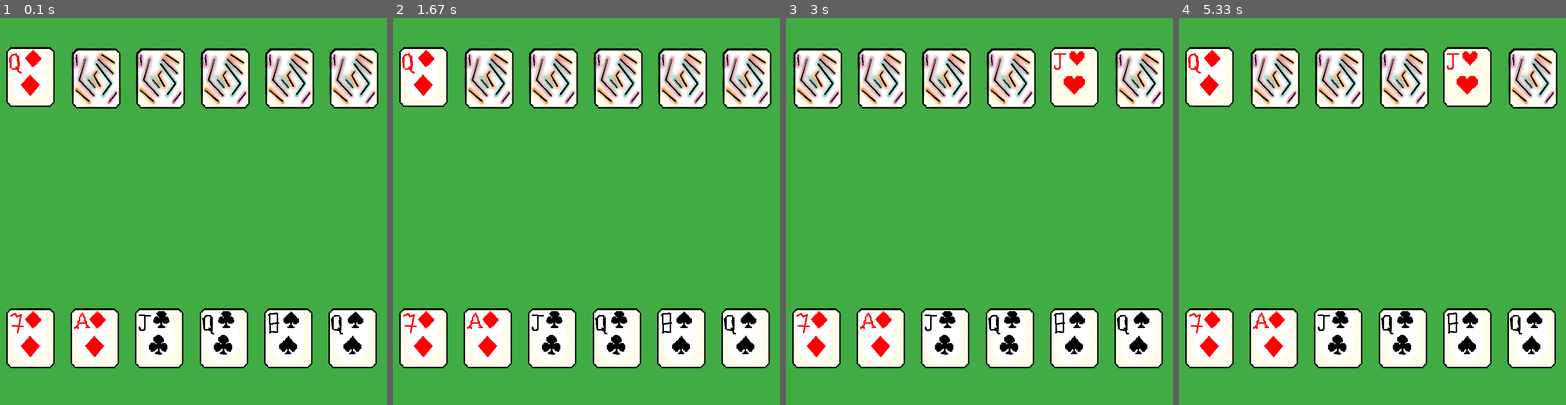
Above: before the commit, frames 1-4 (left to right).
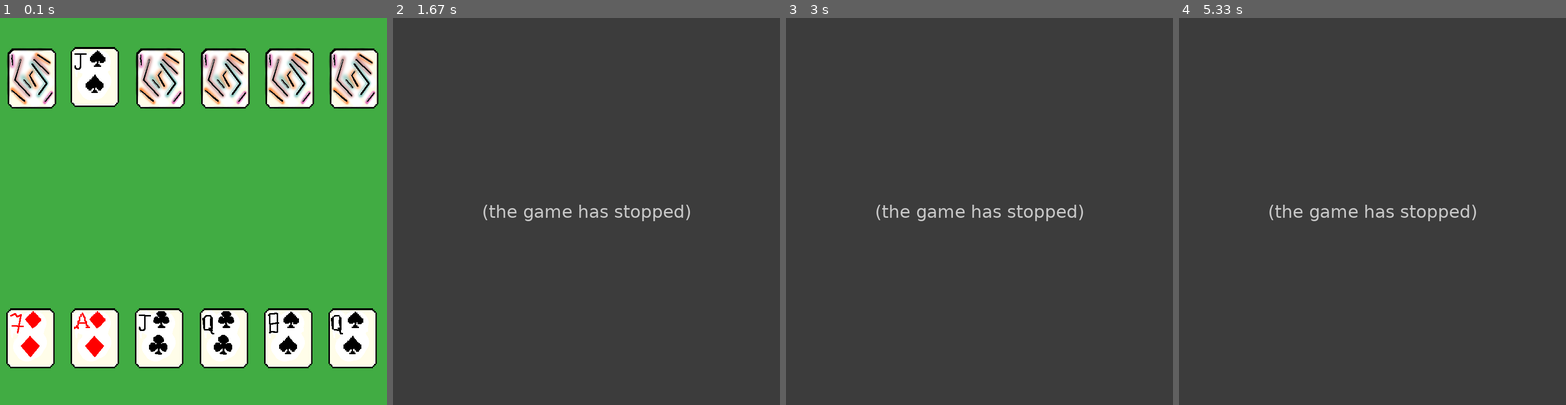
Above: after the commit, the same moments.

Repository: VoidChaser/Lyc
Game: pygame game, started from Pygame/project/fool.py
The game is run twice, just before and just after one commit, with the same random seed, the same clock (stepped at 60 frames per second) and the same inputs.
Inputs (mouse positions are in pixels of both pictures, inside the frame that each line leads up to):
- Up to frame 1 (0.1 s): no input
- Up to frame 2 (1.67 s): press the mouse at (745, 339) at 0.37 s; move the mouse to (625, 199) at 0.47 s; release the mouse at (505, 64) at 0.6 s; press the mouse at (485, 76) at 0.7 s; move the mouse to (598, 192) at 0.8 s; release the mouse at (710, 304) at 0.93 s; press the mouse at (745, 339) at 1.03 s; move the mouse to (675, 277) at 1.13 s; release the mouse at (601, 211) at 1.27 s; press the mouse at (679, 76) at 1.37 s; move the mouse to (698, 196) at 1.47 s; release the mouse at (718, 319) at 1.6 s
- Up to frame 3 (3 s): press the mouse at (816, 76) at 1.7 s; move the mouse to (828, 168) at 1.8 s; release the mouse at (840, 261) at 1.93 s; press the mouse at (1138, 339) at 2.03 s; move the mouse to (1060, 254) at 2.13 s; release the mouse at (983, 172) at 2.27 s; press the mouse at (1010, 76) at 2.37 s; move the mouse to (921, 110) at 2.47 s; release the mouse at (832, 141) at 2.6 s; press the mouse at (1138, 76) at 2.7 s; move the mouse to (1107, 165) at 2.8 s; release the mouse at (1076, 250) at 2.93 s
- Up to frame 4 (5.33 s): press the mouse at (1465, 76) at 3.03 s; move the mouse to (1484, 145) at 3.13 s; release the mouse at (1504, 215) at 3.27 s; press the mouse at (1403, 76) at 3.37 s; move the mouse to (1376, 215) at 3.47 s; release the mouse at (1353, 350) at 3.6 s; press the mouse at (1531, 76) at 3.7 s; move the mouse to (1473, 126) at 3.8 s; release the mouse at (1411, 176) at 3.93 s; press the mouse at (1531, 339) at 4.03 s; move the mouse to (1407, 242) at 4.13 s; release the mouse at (1279, 141) at 4.27 s; press the mouse at (1271, 76) at 4.37 s; move the mouse to (1298, 172) at 4.47 s; release the mouse at (1322, 265) at 4.6 s; press the mouse at (1209, 76) at 4.7 s; move the mouse to (1302, 137) at 4.8 s; release the mouse at (1399, 199) at 4.93 s; press the mouse at (1531, 339) at 5.03 s; move the mouse to (1403, 269) at 5.13 s; release the mouse at (1271, 199) at 5.27 s

The runs differ from the first frame. In frame 1, 2.8% of the frame differs, in the area x 1-32%, y 7-24%; in frame 2, 100%; in frame 3, 100%; in frame 4, 100%, in the area x 0-100%, y 0-100%.
Error after the commit: TypeError: '>' not supported between instances of 'Card' and 'NoneType' (fool.py line 622); the game stopped at 0.37 s (later frames are placeholders)

Commit message:
Обноваление всего. Перелапатил методы сравнения. Чуть чуть починены ходы - возможны.

Diff:
--- a/Pygame/project/fool.py
+++ b/Pygame/project/fool.py
@@ -1,9 +1,13 @@
+import pygame
 import os
 import sys
-import pygame
 import random
 import itertools
 from functools import total_ordering
+
+pygame.init()
+size = WIDTH, HEIGHT = 800, 800
+screen = pygame.display.set_mode(size)
 
 numses = {'нет': 0,
           '1': 1,
@@ -79,9 +83,7 @@
         clock.tick(FPS)
 
 
-pygame.init()
-size = WIDTH, HEIGHT = 800, 800
-screen = pygame.display.set_mode(size)
+
 
 
 def load_image(name, colorkey=None):
@@ -109,7 +111,7 @@
     pass
 
 
-@total_ordering
+# @total_ordering
 class Card:
     def __init__(self, num, suit):
         super().__init__()
@@ -138,40 +140,86 @@
     def __eq__(self, other):
         if self.kozir:
             if other.kozir:
-                if self.suit == other.suit and self.num == other.num:
+                if self.num == other.num:
                     return True
-                else:
-                    return False
+
+        elif not self.kozir:
+            if not other.kozir:
+                if self.suit == other.suit:
+                    if self.num == other.num:
+                        return True
+
+        return False
+        # Ретёрн прерывает выполнение функции. Когда условие выполняется - выполнение прервется на значении - тру,
+        # в остальных значениях, - фолс.
+
+        # if self.kozir:
+        #     if other.kozir:
+        #         if self.suit == other.suit and self.num == other.num:
+        #             return True
+        #         else:
+        #             return False
+        #     elif not other.kozir:
+        #         return False
+        #
+        # elif not self.kozir:
+        #     if other.kozir:
+        #         return False
+        #     elif not other.kozir:
+        #         if self.suit == other.suit and self.num == other.num:
+        #             return True
+        #         else:
+        #             return False
+
+    def __lt__(self, other):
+        if self.kozir:
+            if other.kozir:
+                if self.num < other.num:
+                    return True
+
+        elif not self.kozir:
+            if other.kozir:
+                return True
             elif not other.kozir:
-                return False
+                if self.suit == other.suit:
+                    if self.num < other.num:
+                        return True
+
+        return False
+
+    def __ge__(self, other):
+        if self.kozir:
+            if other.kozir:
+                if self.num > other.num:
+                    return True
 
         elif not self.kozir:
             if other.kozir:
                 return False
             elif not other.kozir:
-                if self.suit == other.suit and self.num == other.num:
-                    return True
-                else:
-                    return False
-
-    def __lt__(self, other):
-        if self.kozir:
-            if other.kozir:
-                if self.suit == other.kozir and self.num < other.num:
-                    return True
-                else:
-                    return False
-            elif not other.kozir:
-                return False
-
-        elif not self.kozir:
-            if other.kozir:
-                return True
-            elif not other.kozir:
-                if self.suit == other.suit and self.num < other.num:
-                    return True
-                else:
-                    return False
+                if self.suit == other.suit:
+                    if self.num > other.num:
+                        return True
+
+        return False
+
+        # if self.kozir:
+        #     if other.kozir:
+        #         if self.suit == other.kozir and self.num < other.num:
+        #             return True
+        #         else:
+        #             return False
+        #     elif not other.kozir:
+        #         return False
+        #
+        # elif not self.kozir:
+        #     if other.kozir:
+        #         return True
+        #     elif not other.kozir:
+        #         if self.suit == other.suit and self.num < other.num:
+        #             return True
+        #         else:
+        #             return False
 
     def get_num(self):
         return numses[self.str_num]
@@ -271,6 +319,10 @@
     def __iter__(self):
         return iter(self.container)
 
+    def pop(self, index):
+        to_pop_item = self.container.pop(index)
+        return to_pop_item
+
     def __repr__(self):
         return f"Колода {self.name}:\n Карт: {self.count_cards},\n карты: " + ', '.join(list(
             map(str, self.container))) + f',\n Козырей: {self.kozirs_count}, Наивысший козырь: {self.highest_kozir}'
@@ -361,31 +413,45 @@
 
 class Game:
     def __init__(self):
-        self.hands = []
-        self.bito = []
+        self.hands, self.bito = [], []
         self.cards = deck
-        self.playing_decks_dict = {}
+        self.hod_dict = {}
         self.hod = 0
-        self.hod_dict = {}
         self.win = False
+        # self.last_hod_user = None
+        # self.last_hod_card = None
         self.add_decks(pc_hand, player_hand)
-        self.hodit = max(self.hands)
-        print(f"\nПервым ходит: {self.hodit.name}")
         self.draw_decks()
 
+        # self.begin_hod(first_hod=True)
+        # self.hands = []
+        # self.bito = []
+        # self.playing_decks_dict = {}
+        # self.playing_decks_dict = {}, {}
+
         # Доделать playing decks dict - при атаке защите : {player: [cards], pc: [cards]}
 
-    def get_last_user_name(self):
+    def get_index_user_name(self, pos=-1):
         if not self.hod_dict:
             return None
 
-        last_dict_hod = list(self.hod_dict.keys())[-1]
-
-        if self.hod_dict[last_dict_hod] is None:
-            return self.get_involved_hand(last_dict_hod)
-        else:
-            return self.get_involved_hand(self.hod_dict[last_dict_hod])
-
+        last_dict_hod = list(self.hod_dict.keys())[pos]
+        return self.get_involved_hand(last_dict_hod).name
+        # Проблема: Карта, которую убрали из колоды методом поп - нужна при определении последнего юзера хода.
+        # Решение: Переопределить метод определения последнего юзера хода так,
+        # чтобы последняя карта там не учавствовала.
+
+        # if self.hod_dict[last_dict_hod] is None:
+        #     return self.get_involved_hand(last_dict_hod).name
+        # else:
+        #     return self.get_involved_hand(self.hod_dict[last_dict_hod]).name
+        # Изменил возвращаемое значение функции на именно имя ключа из словаря, как имени пользователя, а не значения.
+
+    def get_last_user_name(self):
+        return self.get_index_user_name()
+
+    def get_first_user_name(self):
+        return self.get_index_user_name(0)
 
     def add_decks(self, *args):
         self.hands.extend(args)
@@ -405,111 +471,68 @@
             y += 540
             print()
 
+    def begin_round(self, first_hod=False):
+        self.hod_dict = {}
+        if not first_hod:
+            self.hodit = list(filter(lambda x: x != self.hodit, self.hands))[0]
+            print(f"\nХодит: {self.hodit.name}\n")
+        else:
+            self.hodit = max(self.hands)
+            print(f"\nПервым ходит {self.hodit.name}:\n")
+        self.first_round_user = self.hodit.name
+
+    def end_round(self):
+        pass
+
+    # Должны убираться карты, раздаваться по порядку недостающие карты. Обновляться бито.
+
     def attack_card(self, attack_card: Card):
         # print(self.hodit)
         if self.hodit.name == 'Player':
-            taken_card_sprite = player_hand[(player_hand.container.index(attack_card))].image
+            taken_card_sprite = player_hand[player_hand.container.index(attack_card)].image
+            # self.hodit = 'Pc'
+        else:
+            taken_card_sprite = pc_hand[pc_hand.container.index(attack_card)].image
+            # self.hodit = 'Player'
+            taken_card_sprite.show_card()
+
+        self.hod_dict[attack_card] = None
+        # self.hod += 1
+
+        # taken_card: Card_sprite
+
+        taken_card_sprite.update()
+
+        # print(self.hod_dict)
+
+    def defend_card(self, defending_card: Card):
+        if self.hodit.name == 'Player':
+            taken_card_sprite = player_hand[player_hand.container.index(defending_card)].image
             self.hodit = 'Pc'
         else:
-            taken_card_sprite = pc_hand[(pc_hand.container.index(attack_card))].image
-            self.hodit = 'Player'
-            taken_card_sprite.show_card()
-
-        self.hod_dict[attack_card] = None
-        self.hod += 1
-
-        # taken_card: Card_sprite
-
-        taken_card_sprite.update()
-
-        print(self.hod_dict)
-
-    def defend_card(self, defending_card: Card):
-        if self.hodit.name == 'Player':
-            taken_card_sprite = player_hand[(player_hand.container.index(defending_card))].image
-            self.hodit = 'Pc'
-        else:
-            taken_card = pc_hand[(pc_hand.container.index(defending_card))].image
+            taken_card = pc_hand[pc_hand.container.index(defending_card)].image
             defending_card.image.show_card()
-
-            self.hodit = 'Player'
+            # self.hodit = 'Player'
 
         self.hod_dict[list(self.hod_dict.keys())[-1]] = defending_card
-        self.hod += 1
-
-        # taken_card: Card_sprite
+        # self.hod += 1
+
         defending_card.image.update()
 
-        print(self.hod_dict)
-        # # defending_card = defending_sprite.card
-        # attacking_sprite = self.hod_dict[list(self.hod_dict.keys())[self.hod]]
-        # if defending_sprite.card > attacking_sprite.card:
-        #     self.hod_dict[attacking_sprite.card] = defending_sprite
-        #     self.hod += 1
         # print(self.hod_dict)
 
     def get_involved_hand(self, card):
         return list(filter(lambda x: card in x, self.hands))[0]
 
-    # def __repr__(self):
-    #     return f'Composite sprite of {self.card}'
-
-        # должна быть проверка чтобы не хватать карты другого игрока - OK
-
+    # должна быть проверка чтобы не хватать карты другого игрока - OK
     # Реализовать перетаскивание
     # Реализовать стейты атаки и защиты
     # Реализовать зону для карт
     # Реализовать выкладку карт и сдвиг карт при добавлении новых
     # Реализовать интерфейс
     # Реализовать ход/ выбор карты компьютером, метод выкладки карты для защиты, атаки.
-    # def hoditb(self):
-    #     # hodit = True
-    #     # dragging = False
-    #     # print(type(self.hodit))
-    #     # try:
-    #     if self.hodit.name == 'Player':
-    #         while self.hodit.name == 'Player':
-    #             # while self.hodit.name == 'Player':
-    #                 # cr_x, cr_y = c_x + w, c_y + h
-    #             last_hod_user = self.get_involved_hand(list(self.hod_dict.keys())[-1]).name if self.hod_dict else None
-    #             # last_hod_user = list(self.hod_dict.keys())[-1] if self.hod_dict else None
-    #             last_hod_card = self.hod_dict[(self.hod_dict.keys())[-1]] if self.hod_dict else None
-    #             for event in pygame.event.get():
-    #                 if event.type == pygame.QUIT:
-    #                     terminate()
-    #                 if event.type == pygame.MOUSEBUTTONDOWN and event.button == 1:
-    #                     curr_x, curr_y = event.pos
-    #                     _: Card_sprite
-    #                     for _ in card_sprites:
-    #                         card_x = _.rect.x
-    #                         card_y = _.rect.y
-    #                         if (card_x <= curr_x <= card_x + _.rect.width) and (
-    #                                 card_y <= curr_y <= card_y + _.rect.height):
-    #                             shot_card = _.card
-    #                             shot_deck = list(filter(lambda x: _.card in x.container, self.hands))[0].name
-    #                             print(
-    #                                 f'Попал в карту {shot_card} колоды'
-    #                                 f' {shot_deck}')
-    #                             if shot_deck == 'Player':
-    #                                 if last_hod_user.name == 'Player':
-    #                                     self.defend_card(_)
-    #                                 elif last_hod_user.name == 'Pc' or not self.hod_dict:
-    #                                     self.attack_card(_)
-    #                                 print('Игрок сходил')
-    #
-    #             # hodit = False
-    #             self.hodit = list(filter(lambda x: x.name != 'Player', self.hands))[0]
-    #             print(self.hodit)
-    #     else:
-    #         print('Компьютер сходил')
-    #         if not self.hod_dict:
-    #             pass
-    #
-    #         self.hodit = list(filter(lambda x: x.name != 'Pc', self.hands))[0]
-    #
-    #     print()
-
     # Проблема выдает что self.hodit это строка - решено
+
 
 def terminate():
     pygame.quit()
@@ -524,8 +547,6 @@
         self.image.fill(pygame.Color('#41ac43'))
 
 
-
-
 FPS = 50
 clock = pygame.time.Clock()
 all_sprites = pygame.sprite.Group()
@@ -537,17 +558,31 @@
     pygame.display.set_caption('The fool')
     cloth = Cloth()
     game = Game()
-    ranning = True
+    game.begin_round(first_hod=True)
+    running = True
     # start_screen()
     while not game.win:
         for event in pygame.event.get():
             if event.type == pygame.QUIT:
                 terminate()
+
+            # if
+            # game.last_hod_user = None
+            # game.last_hod_card = None
             # game = self
             # last_hod_user = game.get_involved_hand(list(game.hod_dict.keys())[-1]) if game.hod_dict else None
-            last_hod_user = game.get_last_user_name()
-            last_hod_card = game.hod_dict[list(game.hod_dict.keys())[-1]] if game.hod_dict else None
+            # first_round_user = game.get_first_user_name()
+
+            # if last_hod_user is None and last_hod_card is None:
+            # last_hod_card = game.hod_dict[list(game.hod_dict.keys())[-1]] if game.hod_dict else None
+            # Поправил потому что последняя карта это та, которую будут класть,
+            # в иных случаях надо смотреть на первую карту.
+            fair_play = True
+            all_hod_used_cards = [*list(game.hod_dict.keys()), *list(game.hod_dict.values())]
+            # game = self
+            # game.first_round_user = first_round_user
             if game.hodit.name == 'Player':
+                # print(f'\nХодит Player:\n')
                 # while game.hodit.name == 'Player':
                 if event.type == pygame.MOUSEBUTTONDOWN and event.button == 1:
                     curr_x, curr_y = event.pos
@@ -558,40 +593,103 @@
                         if (card_x <= curr_x <= card_x + _.rect.width) and (
                                 card_y <= curr_y <= card_y + _.rect.height):
                             shot_card = _.card
-                            shot_deck = list(filter(lambda x: _.card in x.container, game.hands))[0].name
+                            shot_deck_name = list(filter(lambda x: _.card in x.container, game.hands))[0].name
+                            # Несостыковка. Похоже что использование pop для выкидывания
+                            # использованной уже карты из учёта карт для выбора - плохая идея,
+                            # и стоит учитывать то, что использованные карты выбирать не нужно,
+                            # - путём их убирания из possible_cards_to_..., а после уж и методом pop.
                             print(
                                 f'Попал в карту {shot_card} колоды'
-                                f' {shot_deck}')
-                            if shot_deck == 'Player':
-                                print(last_hod_user)
-                                if last_hod_user is None:
-                                    game.attack_card(_.card)
-                                elif last_hod_user.name == 'Player':
-                                    game.defend_card(_.card)
-                                elif last_hod_user.name == 'Pc':
-                                    game.defend_card(_.card)
-                    print('Игрок сходил')
-                    # hodit = False
-                    game.hodit = list(filter(lambda x: x.name != 'Player', game.hands))[0]
-                    print(game.hodit)
-                    print()
+                                f' {shot_deck_name}')
+                            if shot_deck_name == 'Player':
+                                if game.first_round_user == 'Player' or game.first_round_user is None:
+                                    # if shot_card
+                                    if shot_card not in list(game.hod_dict.keys()) and shot_card not in list(
+                                            game.hod_dict.values()):
+                                        game.attack_card(shot_card)
+                                        print(f'Игрок атакует картой {shot_card}.\n')
+                                    else:
+                                        fair_play = False
+
+                                    # if last_hod_user == 'Pc':
+                                    #     game.attack_card(shot_card)
+                                    #     print(f'Компьютер атакует картой {shot_card}.\n')
+                                    # Если первым ходил, игрок, то в раунде игрок будет только атаковать.
+                                    # Поэтому убрал условие.
+
+                                elif game.first_round_user == 'Pc':
+                                    pc_played_card = game.hod_dict[list(game.hod_dict.keys())[-1]]
+                                    if shot_card > pc_played_card:
+                                        if shot_card not in list(game.hod_dict.values()) and shot_card not in list(
+                                                game.hod_dict.keys()):
+                                            game.defend_card(shot_card)
+                                            print(f'Игрок защищается от {pc_played_card} картой {shot_card}.\n')
+                                        else:
+                                            fair_play = False
+                                    else:
+                                        fair_play = False
+                                # Реализовать ветвление в нажатие на кнопку брать, если нет возможных для хода карт,
+                                # и проверку на то, что игрок может сходить.
+                            else:
+                                fair_play = False
+                                # print(last_hod_user)
+                                # if last_hod_user is None:
+                                #     game.attack_card(_.card)
+                                # elif last_hod_user.name == 'Player':
+                                #     game.defend_card(_.card)
+                                # elif last_hod_user.name == 'Pc':
+                                #     game.defend_card(_.card)
+                            if fair_play:
+                                print('Игрок сходил\n')
+
+                                # hodit = False
+                                game.hodit = list(filter(lambda x: x.name != 'Player', game.hands))[0]
+                                # print(game.hodit)
+                                print()
             else:
-                print('Компьютер сходил')
-                if last_hod_user is None or last_hod_user.name == 'Pc':
-                    card_to_attack = min(pc_hand)
-                    print(card_to_attack)
+
+                if game.first_round_user == 'Pc' or game.first_round_user is None:
+                    card_to_attack = min(pc_hand, key=lambda x: x.num)
                     game.attack_card(card_to_attack)
-
-                elif last_hod_user.name == 'Player':
+                    print(f'Компьютер атакует картой {card_to_attack}.\n')
+
+                elif game.first_round_user == 'Player':
                     player_played_card = list(game.hod_dict.keys())[-1]
-                    print(player_played_card)
-                    possible_cards_to_defend = list(filter(lambda x: x > player_played_card, pc_hand))
+                    # print(player_played_card)
+                    possible_cards_to_defend = list(
+                        filter(lambda x: x > player_played_card and x not in all_hod_used_cards, pc_hand))
+                    # Баг: Карта, которой сходил компьютер всё еще числится в колоде.
+                    # Проблема в методе сравнения
                     if possible_cards_to_defend:
                         card_to_defend = min(possible_cards_to_defend)
                         game.defend_card(card_to_defend)
-
-                    # card_to_play = list(filter)
+                        print(f'Компьютер защищается от {player_played_card} картой {card_to_defend}.\n')
+
+                    else:
+                        print(f'Компьютер берёт.\n')
+                        game.begin_round()
+                        # Реализовать набор карт со стола. Разбивку словаря с картами на их список,
+                        # добор этих карт в руку игрока или пк, дорисовку их потом.
+                        # А также обновление статусов рубашек карт.
+
+                print('Компьютер сходил\n')
+
+                # Берёт.
+                # Реализовать функцию добора.
+
+                # if last_hod_user is None or last_hod_user.name == 'Pc':
+                #     game.attack_card(card_to_attack)
+                #
+                # elif last_hod_user.name == 'Player':
+
+                # card_to_play = list(filter)
+                print(f'Состояние раунда на данный момент:\n {game.hod_dict}')
+                # print()
+
                 game.hodit = list(filter(lambda x: x.name != 'Pc', game.hands))[0]
+                print(f'\nХодит {game.hodit.name}:\n')
+
+                print()
 
 
         #Доделал возможноти хода и ходы компьютера.
